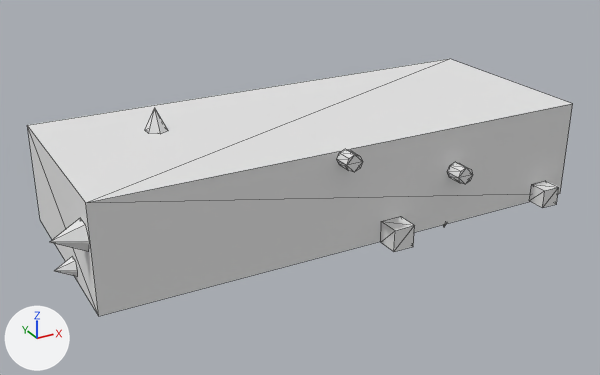
The glTF model public/Objects/object05_high.glb, before and after one commit.
Camera for both pictures: a 50 mm lens placed at (-3.83, -6.76, 3.12), pointed at (-0.16, -0.08, -0.22). The lights are fixed; the arrows at lower left show +X, +Y and +Z. The older version comes first. Mesh edges are drawn as thin lines. Vertices at exactly the same position are counted once.

In view in the first picture: 'object05_high'.
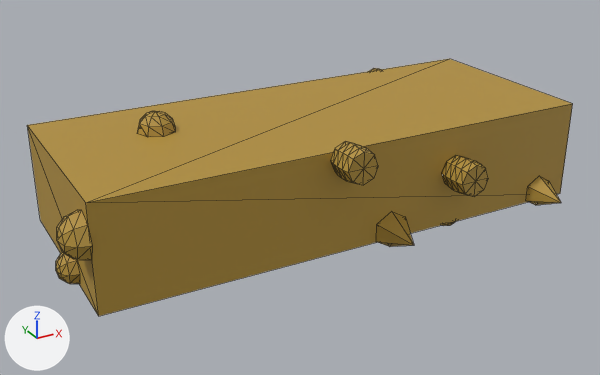
Boxes [x1, y1, x2, y2] around the edits, measured in the pictures (600 x 375 px; the box of a moved part takes in the faces that stretch with it):
'object05_high', recoloured, reshaped (darker)
    both: [27, 59, 573, 316]
part 1 of me_cube_068, moved or reshaped
    before: [145, 109, 168, 134]
    after: [376, 212, 414, 247]
part 2 of me_cube_068, added
    after: [526, 176, 561, 205]
part 3 of me_cube_068, rebuilt (12% narrower, 50% taller)
    before: [49, 218, 89, 251]
    after: [57, 210, 92, 260]
part 4 of me_cube_068, added
    after: [330, 141, 378, 185]
part 5 of me_cube_068, added
    after: [442, 155, 488, 196]
part 6 of me_cube_068, added
    after: [137, 111, 175, 137]
part 7 of me_cube_068, added
    after: [56, 253, 80, 284]
part 8 of me_cube_068, deleted
    before: [337, 149, 559, 252]
part 9 of me_cube_068, deleted
    before: [55, 256, 77, 276]

The edits, one by one:
Material 'Mat_object05_high' (mat_mat_object05_high) changes colour from white #e5e5e5 to yellow #b39038; in linear values from (0.78, 0.78, 0.78) to (0.45, 0.28, 0.04).
me_cube_068 is used by ob_object05_high; location (0.0, 0.0, 0.0).
me_cube_068 had 132 vertices, 212 faces and spanned x -2.77..2.5, y -1.22..1.26, z -0.73..0.72.
me_cube_068 now has 267 vertices, 482 faces and spans x -2.72..2.5, y -1.37..1.39, z -0.69..0.69.
me_cube_068 part 1: the loose piece of 7 vertices spanning x -1.58..-1.39, y 0.16..0.38, z 0.5..0.72 is turned 90 degrees about the x axis through its middle and scaled by 1.68, then moved by (1.8, -1.45, -1.01).
me_cube_068 part 2: a new loose piece, a 6-sided cone pointing to -y spanning x 2.01..2.3, y -1.34..-1.0, z -0.56..-0.23, in mat_mat_object05_high (yellow #b39038).
me_cube_068 part 3: the loose piece of 7 vertices spanning x -2.77..-2.5, y -0.97..-0.7, z 0.04..0.28 is rebuilt with 25 vertices and now spans x -2.72..-2.5, y -1.05..-0.62, z -0.06..0.37.
me_cube_068 part 4: a new loose piece of 42 vertices spanning x -0.38..-0.05, y -1.3..-1.0, z 0.26..0.6, in mat_mat_object05_high (yellow #b39038).
me_cube_068 part 5: a new loose piece of 42 vertices spanning x 0.85..1.2, y -1.31..-1.0, z -0.11..0.23, in mat_mat_object05_high (yellow #b39038).
me_cube_068 part 6: a new loose piece of 25 vertices spanning x -1.67..-1.3, y 0.08..0.45, z 0.5..0.69, in mat_mat_object05_high (yellow #b39038).
me_cube_068 part 7: a new loose piece of 25 vertices spanning x -2.66..-2.5, y -0.49..-0.17, z -0.53..-0.21, in mat_mat_object05_high (yellow #b39038).
me_cube_068 part 8: 7 loose pieces with 84 vertices, spanning x -0.86..2.25, y -1.22..1.24, z -0.53..0.51, are deleted.
Part 9, on me_cube_068:
7 vertices are removed from x -2.68..-2.5, y -0.42..-0.24, z -0.45..-0.29.
10 faces are deleted.
Other edits to the shape of me_cube_068 do not show in these pictures.
